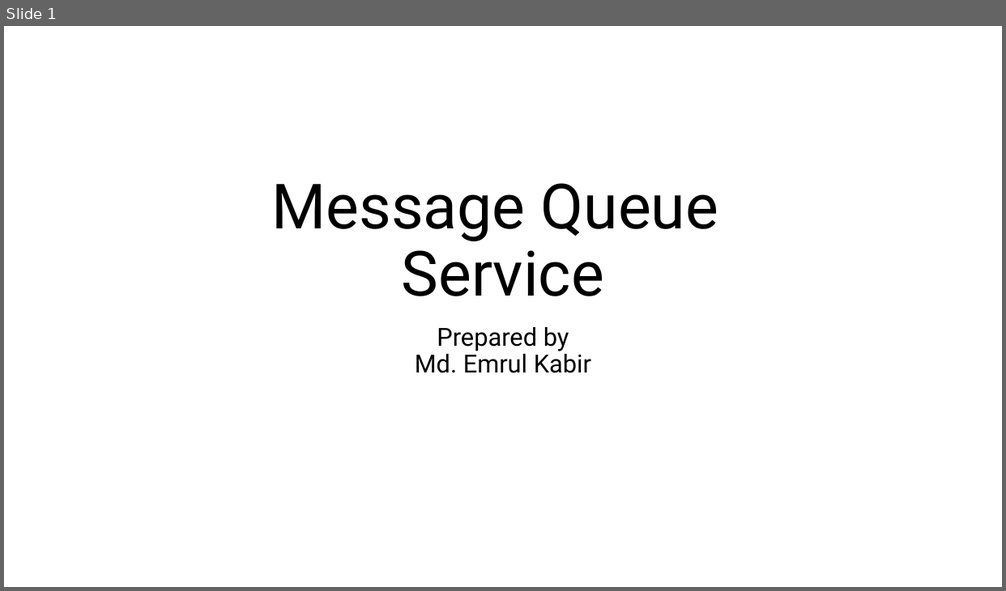
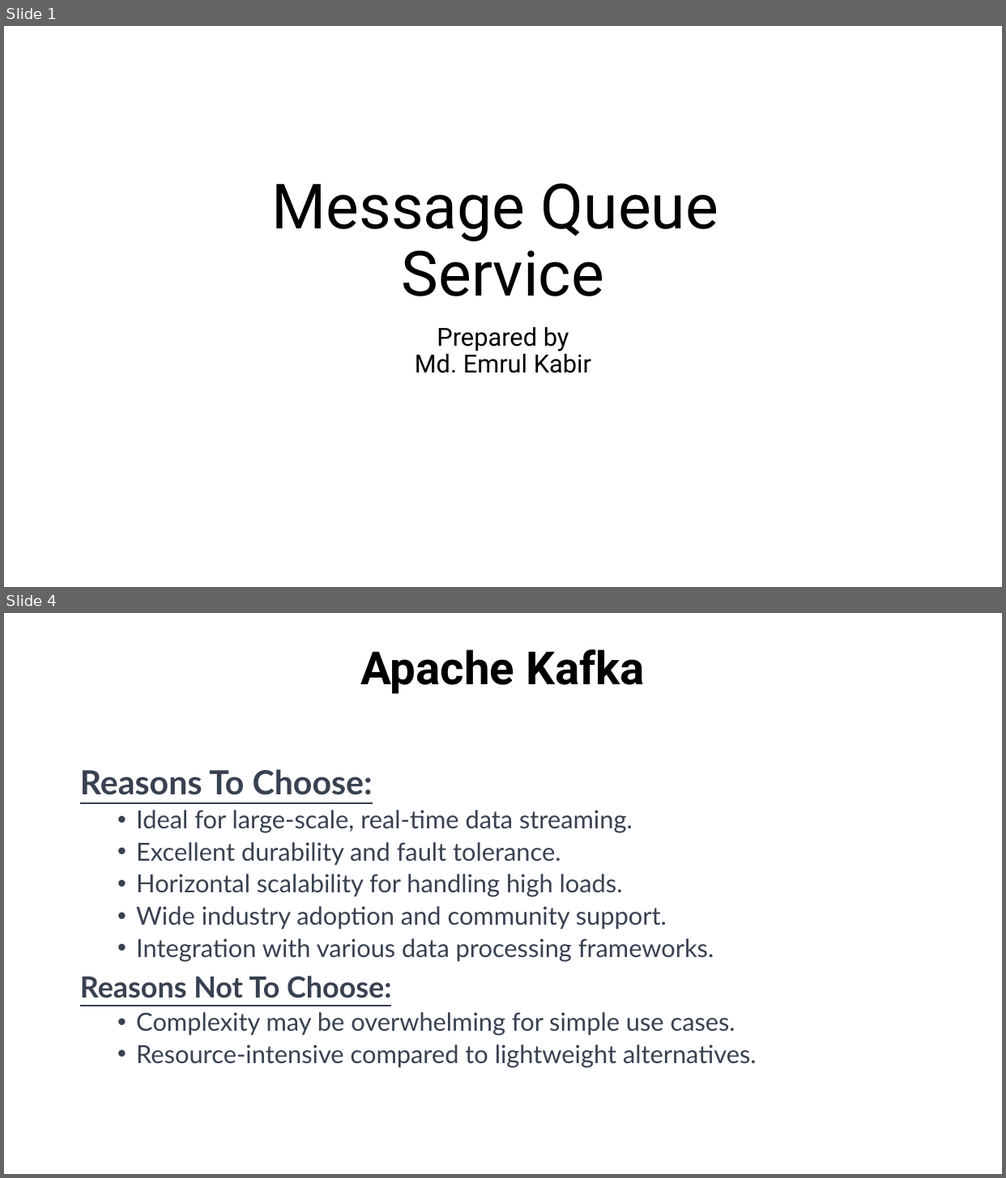
Before and after one commit to emrul11/OSL-MessageQueueService, a slide deck: Documents/MessageQueueService.pptx. Shown one above the other, each under a label of ours: slide 1 before the commit, slides 1 and 4 after it; the slides between them are not shown. The pictures are 1006x591 and 1006x1178 pixels, drawn with LibreOffice and Linux fonts; fonts in the diff are those of the drawing. Boxes give left, top, right and bottom in pixels: in the first picture for what was removed or moved away, otherwise in the second. Text is boxed around its words. In the diff, an @@ line names an element or a change of style, - is before the commit and + after.

```diff
--- a/Documents/MessageQueueService.pptx
+++ b/Documents/MessageQueueService.pptx
@@ slide 4 added at bbox=[4, 613, 1002, 1174], background #FFFFFF @@
@@ title added at bbox=[360, 649, 645, 694], 44 pt, text #000000, bold @@
+Apache Kafka
@@ text added at bbox=[80, 769, 756, 1068], 24 pt, text #374151 @@
+Reasons To Choose:
+  • Ideal for large-scale, real-time data streaming.
+  • Excellent durability and fault tolerance.
+  • Horizontal scalability for handling high loads.
+  • Wide industry adoption and community support.
+  • Integration with various data processing frameworks.
+Reasons Not To Choose:
+  • Complexity may be overwhelming for simple use cases.
+  • Resource-intensive compared to lightweight alternatives.
```
Also in this commit, not shown: 5 slides changed, 19 other slides added.
